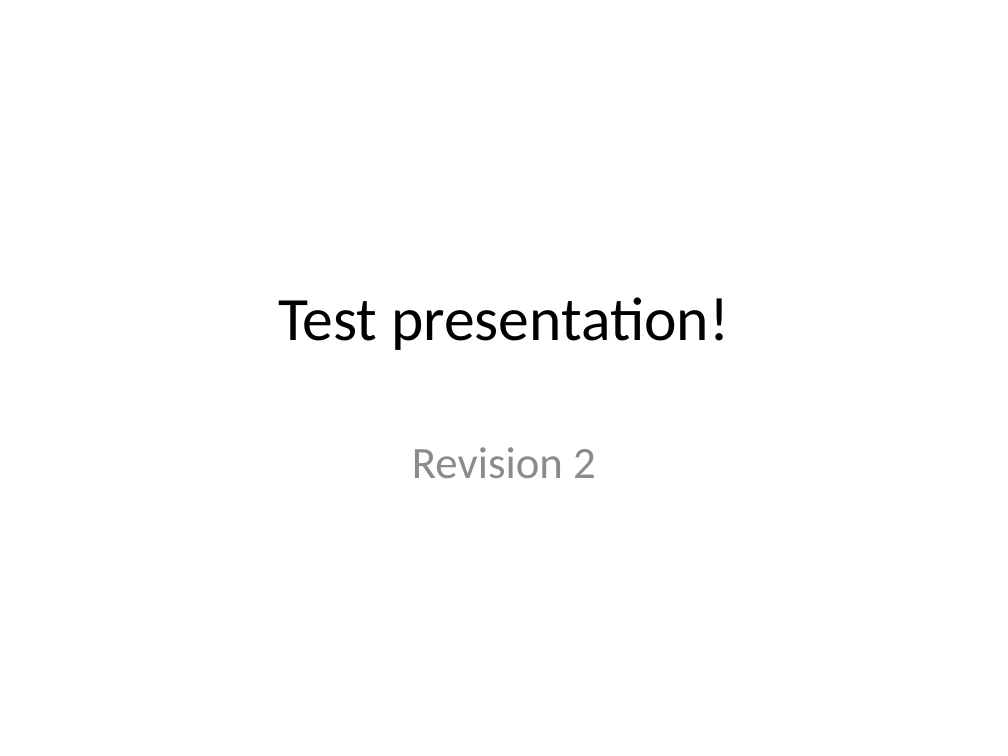
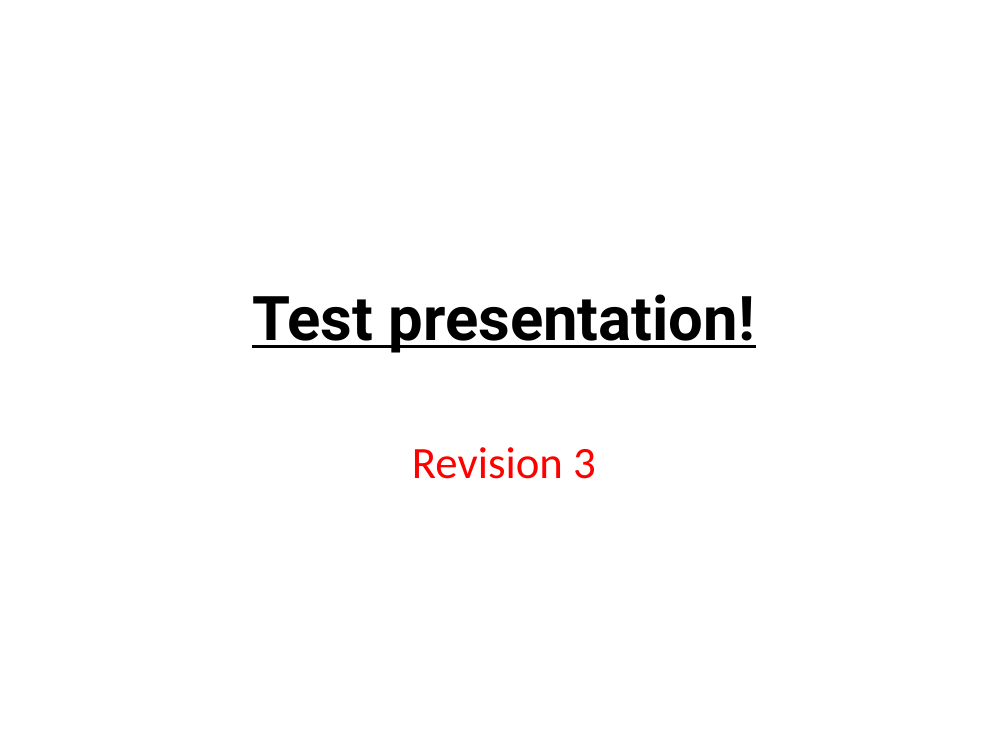
Before and after one commit to DeMatt/Matt-training-repo-1, a slide deck: slide 1 of Tester4.pptx. Drawn at 1008x756 pixels with LibreOffice and Linux fonts; fonts in the diff are those of the drawing; background and template pictures are left out. Boxes give left, top, right and bottom in pixels: in the first picture for what was removed or moved away, otherwise in the second. Text is boxed around its words. In the diff, an @@ line names an element or a change of style, - is before the commit and + after.

```diff
--- a/Tester4.pptx
+++ b/Tester4.pptx
@@ title "Test presentation!" at (252,294,755,353): font Calibri to Roboto, bold on, underline on @@
@@ subtitle at (412,447,596,479): text changed; text colour #8C8C8C to #FF0000 @@
-Revision 2
+Revision 3
```
Also in this commit, not shown: 1 other slide changed, 1 slide added.
